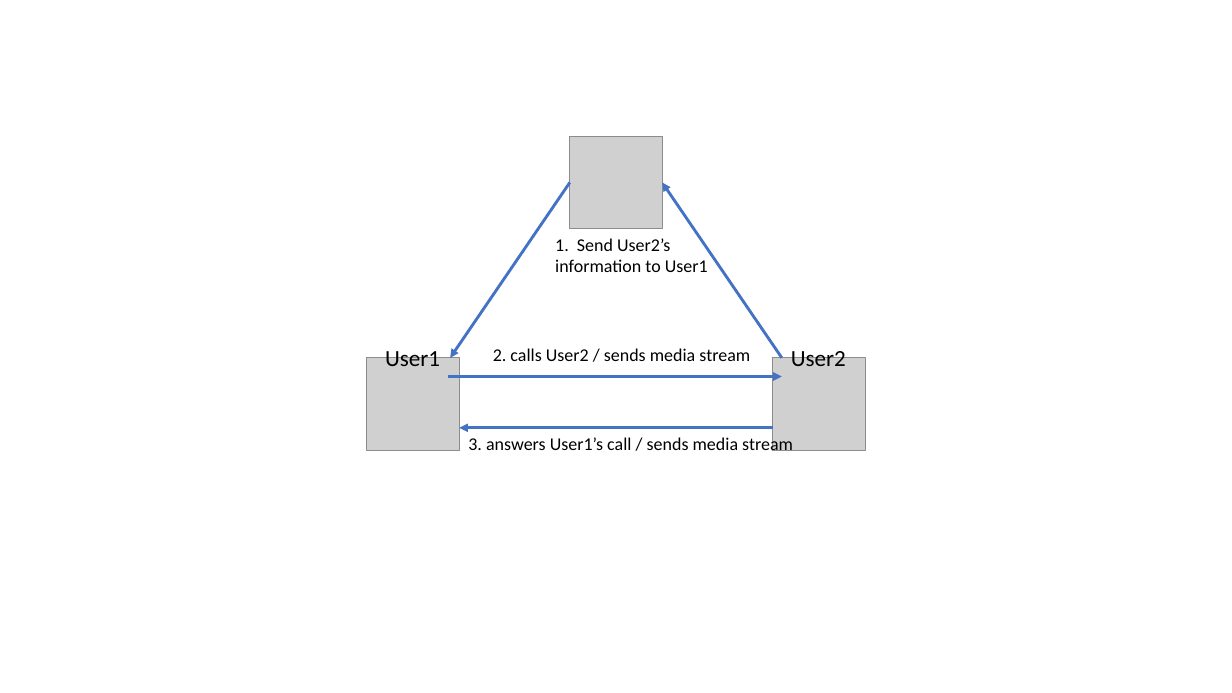
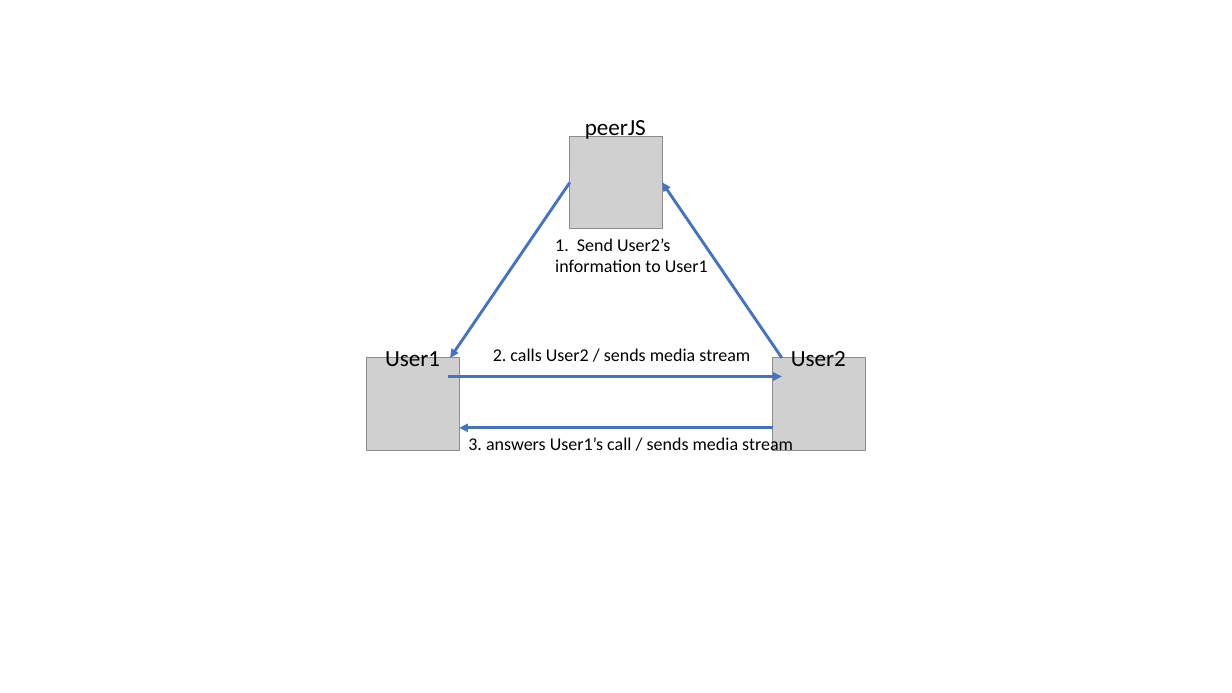
Before and after one commit to vacu9708/video-conference, a slide deck: slide 4 of Architecture.pptx (slide 3 before the commit). Drawn at 1232x693 pixels with LibreOffice and Linux fonts; fonts in the diff are those of the drawing; grey boxes stand for pictures. Boxes give left, top, right and bottom in pixels: in the first picture for what was removed or moved away, otherwise in the second. Text is boxed around its words. In the diff, an @@ line names an element or a change of style, - is before the commit and + after.

```diff
--- a/Architecture.pptx
+++ b/Architecture.pptx
@@ text added at [585,120,646,141], 18 pt, text #000000 @@
+peerJS
```
Also in this commit, not shown: 1 slide added, 2 other files.
